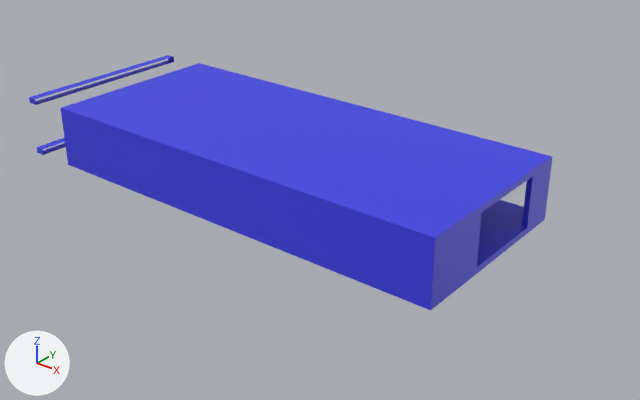
Two versions of the Blender file fcu-case/fcu-case.blend, one commit apart.
Before and after are seen from a 50 mm lens placed at (0.245, -0.287, 0.177), pointed at (0.014, 0.001, -0.001). Lighting does not change. The marker at lower left points along +X, +Y and +Z.

Objects in the first picture: 'front', 'left_leg', 'main'.
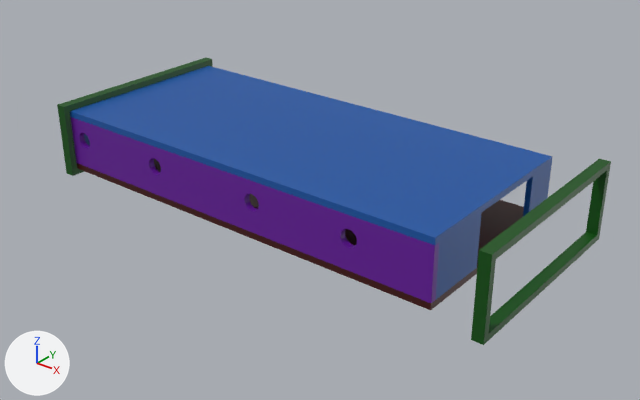
What changed in the scene script:
```text
Change mat_material:
    mat_material.base_color: (0.049, 0.0524, 0.8) -> (0.0555, 0.00259, 0.000832)  # blue #3f41e7 -> dark red #430903
Change mat_material_001:
    mat_material_001.base_color: (0.049, 0.0524, 0.8) -> (0.00549, 0.0925, 0.377)  # blue #3f41e7 -> blue #1156a5
Add mat_material_004:
    mat_material_004 = principled_material('Material.004')
    mat_material_004.base_color = (0.00116, 0.0826, 0.00149)  # dark green #045105
Add mat_material_006:
    mat_material_006 = principled_material('Material.006')
    mat_material_006.base_color = (0.135, 0.00634, 0.335)  # purple #67139d
Add mat_material_005:
    mat_material_005 = principled_material('Material.005')
    mat_material_005.base_color = (0.00116, 0.0826, 0.00149)  # dark green #045105
Change me_cube:
    used by ob_main; location = (0.0, 0.0, 0.0)
    remove me_cube.from_pydata(...)  # 1496 vertices, 1508 faces; spans x -0.108..0.105, y -0.048..0.045, z 0.0..0.03
    remove me_cube.materials.append(mat_material)  # blue #3f41e7
    add me_cube.from_pydata(...)  # 826 vertices, 832 faces; spans x -0.108..0.105, y -0.048..0.045, z 0.003..0.03
    me_cube part 1: 670 vertices removed from x -0.108..0.105, y -0.048..0.045, z 0.0..0.027
Change me_cube_001:
    used by ob_front; location = (0.0, -0.0465, 0.015)
    remove me_cube_001.from_pydata(...)  # 108 vertices, 106 faces; spans x -0.108..0.105, y -0.001..0.01, z -0.012..0.012
    remove me_cube_001.materials.append(mat_material_001)  # blue #3f41e7
    add me_cube_001.from_pydata(...)  # 660 vertices, 666 faces; spans x -0.106..0.106, y -0.002..0.01, z -0.012..0.012
    me_cube_001 part 2: 4 vertices moved from x -0.07, y -0.001..0.001, z -0.012..-0.006 to x -0.085, y -0.001..0.001, z -0.012..-0.006; 32 vertices removed from x -0.108..0.105, y -0.001..0.01, z -0.012..0.012; 584 vertices added at x -0.106..0.106, y -0.002..0.01, z -0.012..0.012
    me_cube_001 part 3: 23 faces spanning x -0.085..0.0, y -0.002..0.01, z -0.012..-0.006 switch from mat_material (blue #3f41e7) to mat_material_006 (purple #67139c)
Change me_cube_002:
    used by ob_left_leg; location = (-0.1301, 0.0018, 0.0159)
    remove me_cube_002.from_pydata(...)  # 120 vertices, 60 faces; spans x -0.0025..0.0025, y -0.05..0.043, z -0.0159..0.0141
    remove me_cube_002.materials.append(mat_material)  # blue #3f41e7
    remove me_cube_002.materials.append(mat_material_001)  # blue #3f41e7
    add me_cube_002.from_pydata(...)  # 32 vertices, 32 faces; spans x -0.0025..0.0025, y -0.053..0.0465, z -0.0189..0.0171
    me_cube_002 part 4: 116 vertices removed from x -0.0025..0.0025, y -0.05..0.043, z -0.0159..0.0141; 28 vertices added at x -0.0025..0.0025, y -0.053..0.0465, z -0.0189..0.0171
    add me_cube_002.materials.append(mat_material_004)  # dark green #045105
Add me_cube_005:
    me_cube_005.from_pydata(...)  # 32 vertices, 32 faces; spans x -0.0025..0.0025, y -0.053..0.0465, z -0.0189..0.0171
    me_cube_005.materials.append(mat_material_005)  # dark green #045105
Add me_cube_004:
    me_cube_004.from_pydata(...)  # 670 vertices, 676 faces; spans x -0.108..0.105, y -0.048..0.045, z 0.0..0.027
    me_cube_004.materials.append(mat_material)  # dark red #430903
Change ob_front:
    ob_front.location: (0.0, -0.0465, 0.015) -> (-0.0012, -0.0465, 0.0149)
Change ob_left_leg:
    ob_left_leg.location: (-0.1301, 0.0018, 0.0159) -> (-0.1026, 0.0018, 0.0159)
Add ob_right_leg:
    ob_right_leg = bpy.data.objects.new('right_leg', me_cube_005)
    ob_right_leg.location = (0.1263, 0.0018, 0.0159)
Add ob_bottom:
    ob_bottom = bpy.data.objects.new('bottom', me_cube_004)
    ob_bottom.location = (0.0, 0.0, 0.0)
```

Boxes [x1, y1, x2, y2] around the edits, measured in the pictures (640 x 400 px):
'main', recoloured
    both: [61, 63, 553, 310]
'front', recoloured, reshaped, moved (blue to purple)
    before: [61, 114, 439, 303]
    after: [70, 117, 439, 303]
'right_leg', added (green)
    after: [471, 159, 611, 345]
'bottom', added
    after: [76, 159, 524, 310]
'left_leg', recoloured, reshaped, moved (8% wider, 18% taller)
    before: [29, 55, 174, 155]
    after: [57, 58, 213, 176]
part 1 of me_cube, deleted (blue)
    before: [67, 159, 552, 310]
part 2 of me_cube_001, built on
    before: [61, 114, 439, 303]
    after: [70, 117, 439, 303]
part 3 of me_cube_001, recoloured
    before: [117, 168, 123, 181]
    after: [115, 167, 122, 181]
